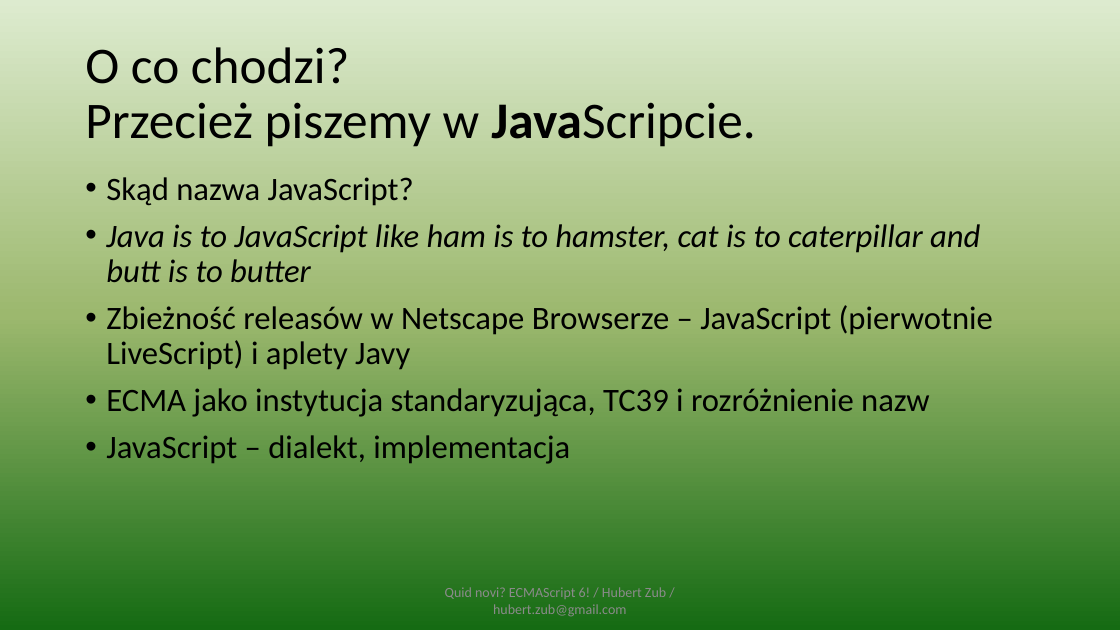
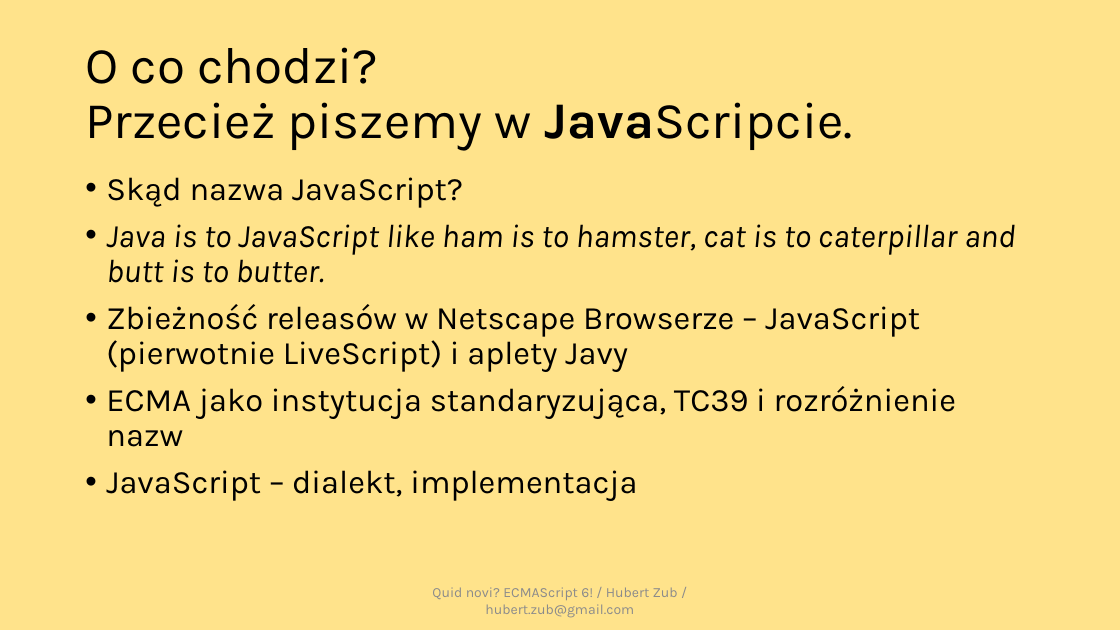
Before and after one commit to hubertzubtt/es6meetjs, a slide deck: slide 2 of prez.pptx. Drawn at 1120x630 pixels with LibreOffice and Linux fonts; fonts in the diff are those of the drawing. Boxes give left, top, right and bottom in pixels: in the first picture for what was removed or moved away, otherwise in the second. Text is boxed around its words. In the diff, an @@ line names an element or a change of style, - is before the commit and + after.

```diff
--- a/prez.pptx
+++ b/prez.pptx
@@ background gradient #DDEBCF to #9CB86E to #156B13 to #FFE38B @@
@@ title "O co chodzi? Przecież piszemy ..." at box(85, 47, 853, 151): font Calibri to Karla @@
@@ text at box(106, 177, 957, 501): font Calibri to Karla in "Skąd nazwa JavaScript?", "Zbieżność releasów w Netscape Browserze – JavaScript ...", "ECMA jako instytucja standaryzująca, TC39 i rozróżnienie ...", "JavaScript – dialekt, implementacja" @@
@@ text at box(106, 224, 1016, 283): text changed; font Calibri to Karla @@
-• Java is to JavaScript like ham is to hamster, cat is to caterpillar and butt is to butter
+• Java is to JavaScript like ham is to hamster, cat is to caterpillar and butt is to butter.
@@ text "Quid novi? ECMAScript 6! / ..." at box(432, 587, 678, 618): font Calibri to Karla @@
```
Also in this commit, not shown: 39 other slides changed, 3 slides added, 9 other files.
